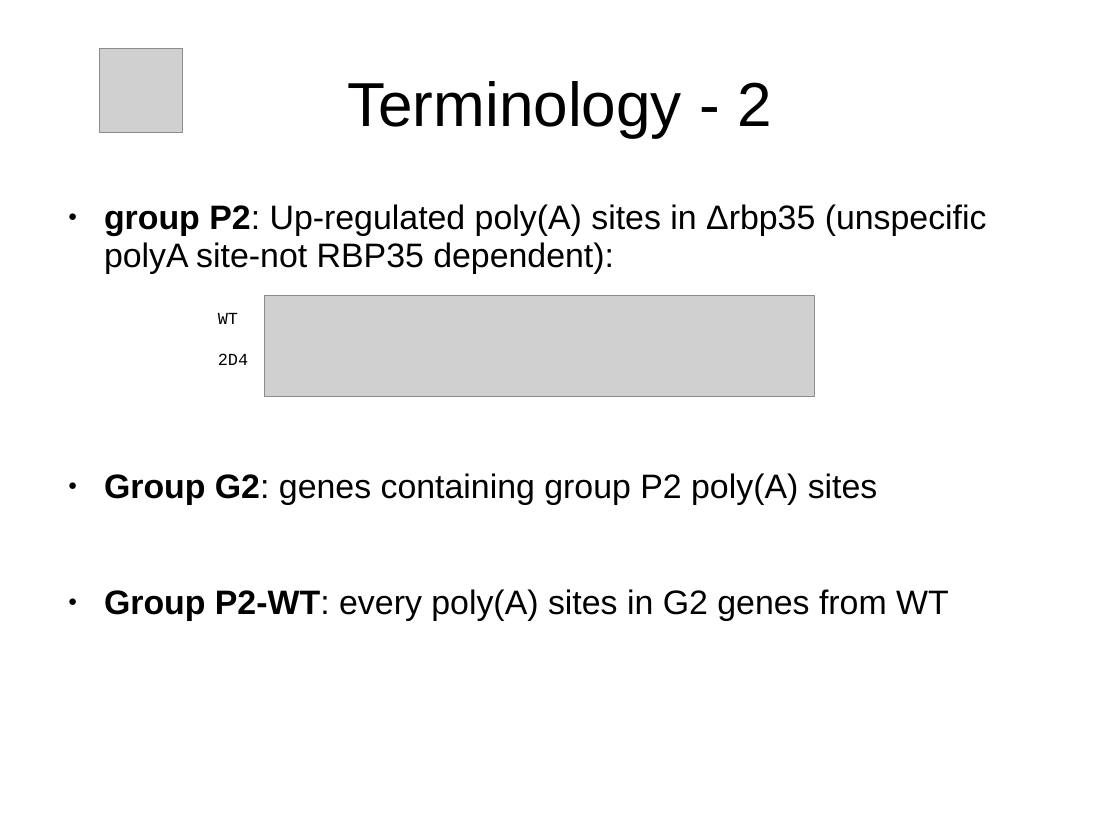
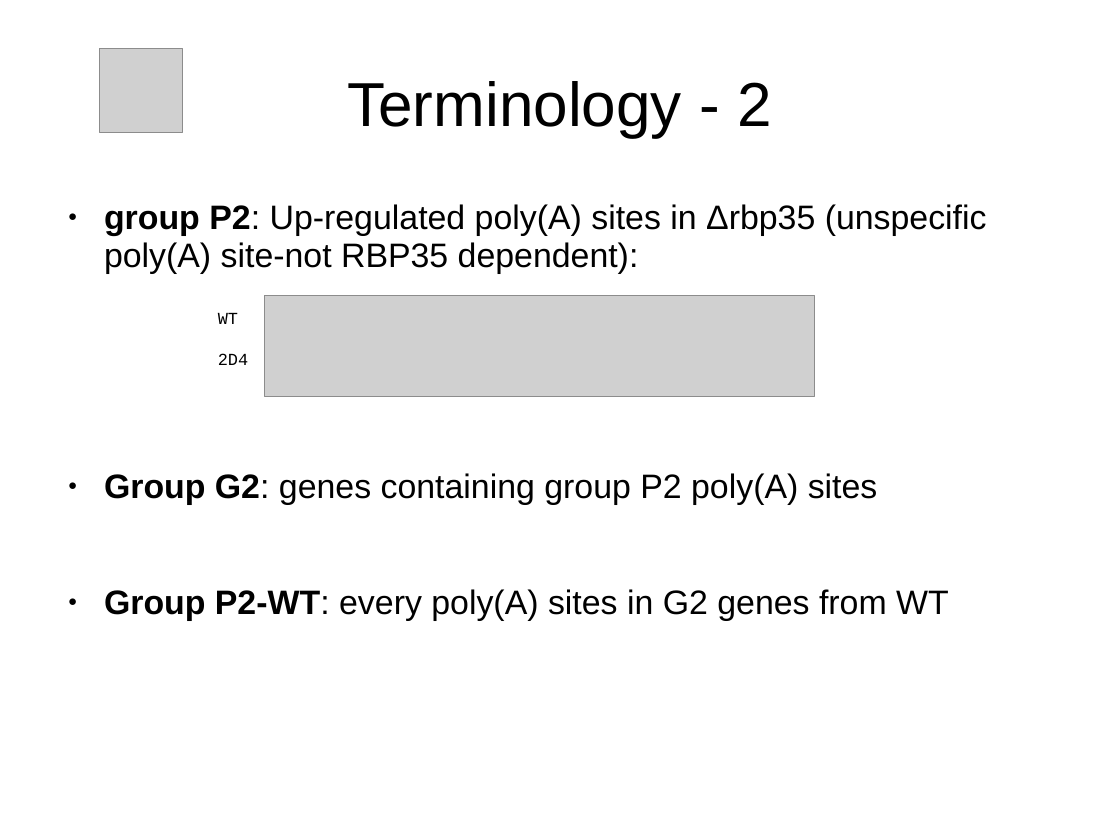
Before and after one commit to wilkinsonlab/m-oryzae-polya, a slide deck: slide 26 of doc/oryzae_presentation.odp. Drawn at 1120x840 pixels with LibreOffice and Linux fonts; fonts in the diff are those of the drawing; grey boxes stand for pictures. Boxes give left, top, right and bottom in pixels: in the first picture for what was removed or moved away, otherwise in the second. Text is boxed around its words. In the diff, an @@ line names an element or a change of style, - is before the commit and + after.

```diff
--- a/doc/oryzae_presentation.odp
+++ b/doc/oryzae_presentation.odp
@@ text at bbox=[104, 204, 987, 273]: text changed @@
-● group P2: Up-regulated poly(A) sites in Δrbp35 (unspecific polyA site-not RBP35 dependent):
+● group P2: Up-regulated poly(A) sites in Δrbp35 (unspecific poly(A) site-not RBP35 dependent):
```
Also in this commit, not shown: 2 other files.
